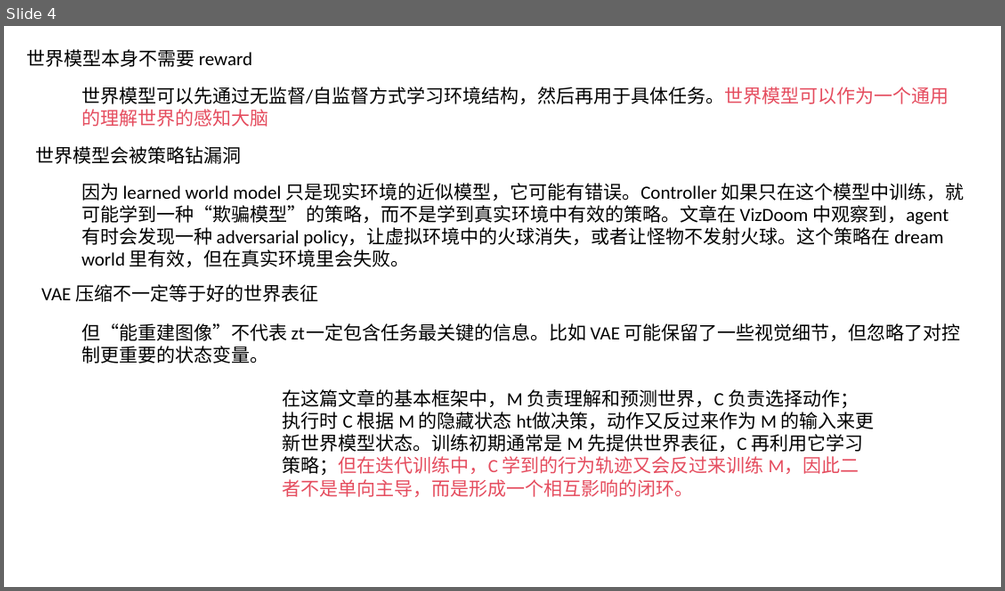
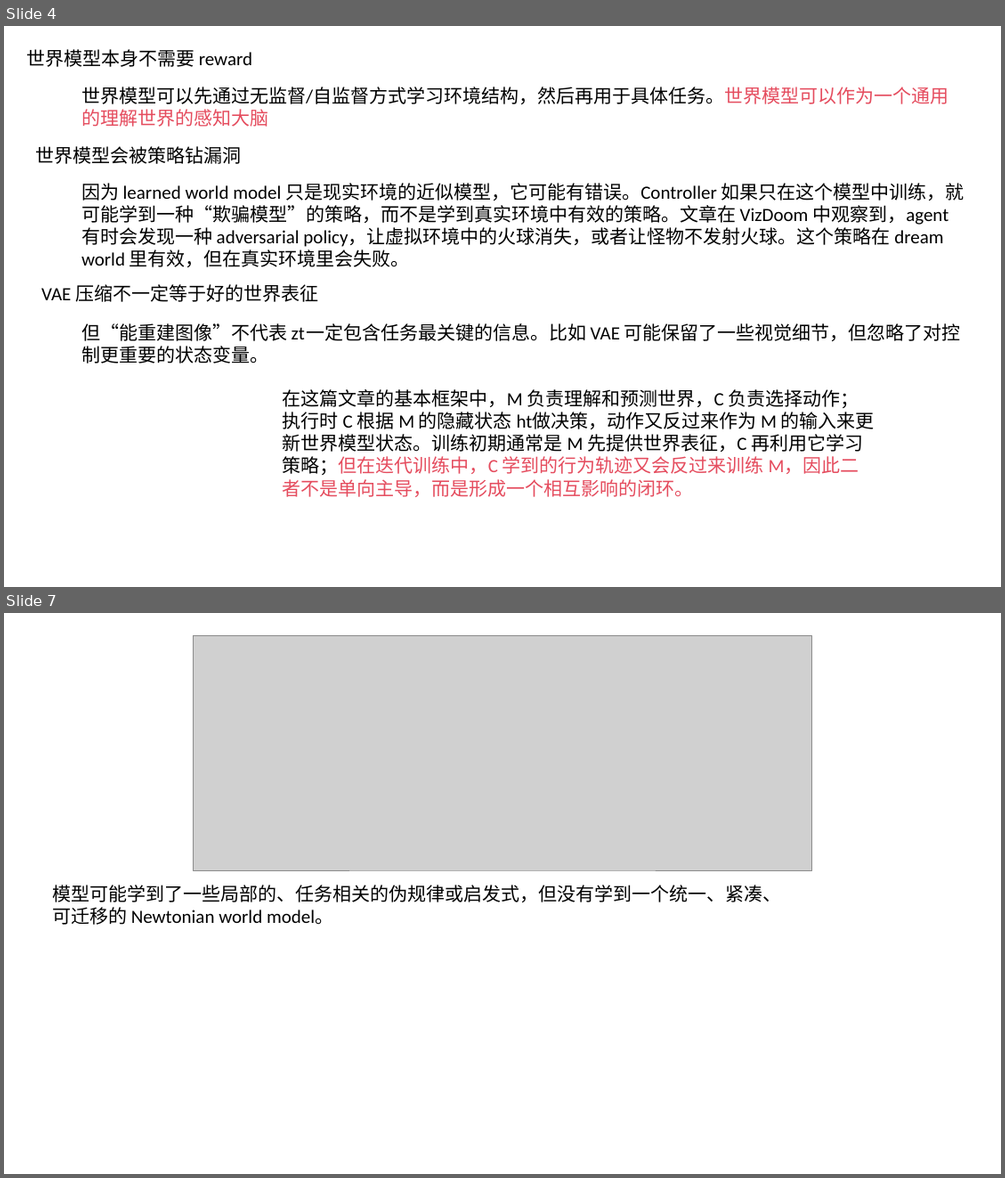
Before and after one commit to shaohewei6/World-Model-NoteBook, a slide deck: world model.pptx. Shown one above the other, each under a label of ours: slide 4 before the commit, slides 4 and 7 after it; the slides between them are not shown. The pictures are 1005x591 and 1005x1178 pixels, drawn with LibreOffice and Linux fonts; fonts in the diff are those of the drawing; grey boxes stand for pictures. Boxes give left, top, right and bottom in pixels: in the first picture for what was removed or moved away, otherwise in the second. Text is boxed around its words. In the diff, an @@ line names an element or a change of style, - is before the commit and + after.

```diff
--- a/world model.pptx
+++ b/world model.pptx
@@ slide 7 added at (4, 613, 1001, 1174), background #FFFFFF @@
@@ picture added at (194, 635, 811, 870) @@
@@ text added at (52, 884, 781, 925), 18 pt, text #000000 @@
+模型可能学到了一些局部的、任务相关的伪规律或启发式，但没有学到一个统一、紧凑、可迁移的 Newtonian world model。
```
Also in this commit, not shown: 3 other slides added, 2 slides removed, 2 other files.
